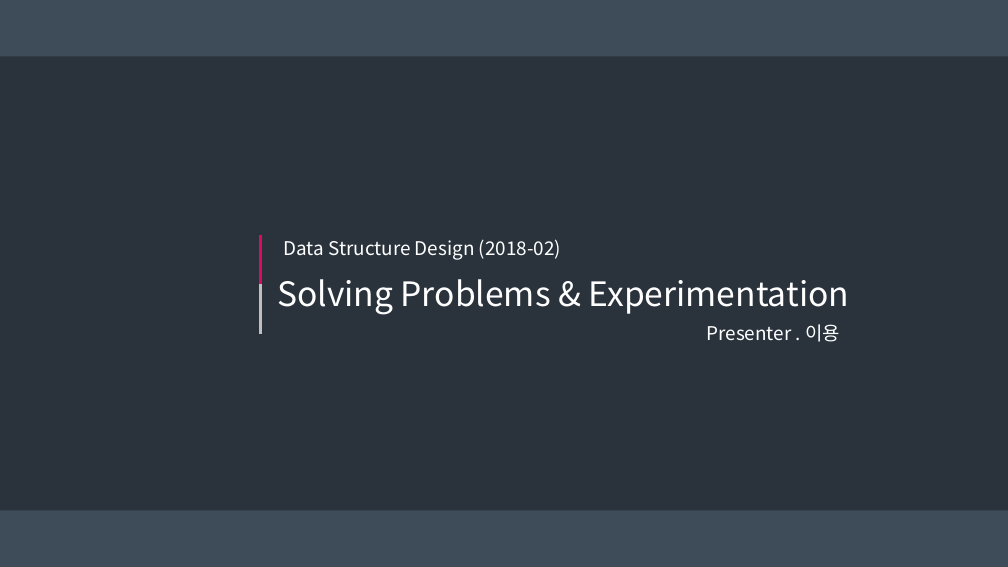
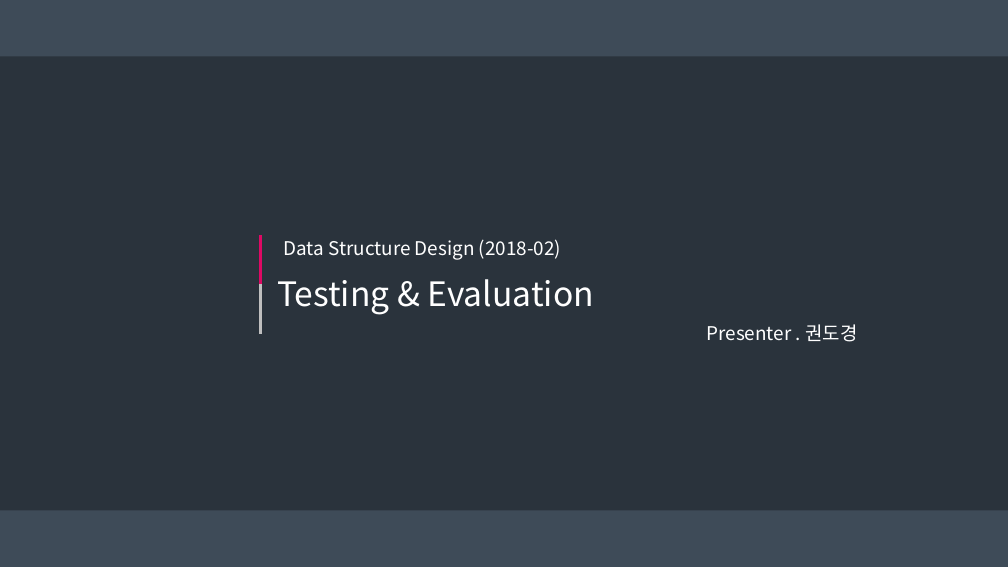
Before and after one commit to DDoGuSulGye/Presentation, a slide deck: slide 1 of 발표자료/05. Testing & Evaluation.pptx. Drawn at 1008x567 pixels with LibreOffice and Linux fonts; fonts in the diff are those of the drawing. Boxes give left, top, right and bottom in pixels: in the first picture for what was removed or moved away, otherwise in the second. Text is boxed around its words. In the diff, an @@ line names an element or a change of style, - is before the commit and + after.

```diff
--- a/발표자료/05. Testing & Evaluation.pptx
+++ b/발표자료/05. Testing & Evaluation.pptx
@@ text at (277,279,594,315): text changed @@
-Solving Problems & Experimentation
+Testing & Evaluation
@@ text at (706,324,857,342): text changed @@
-Presenter . 이용
+Presenter . 권도경
```
Also in this commit, not shown: 4 other slides changed.
